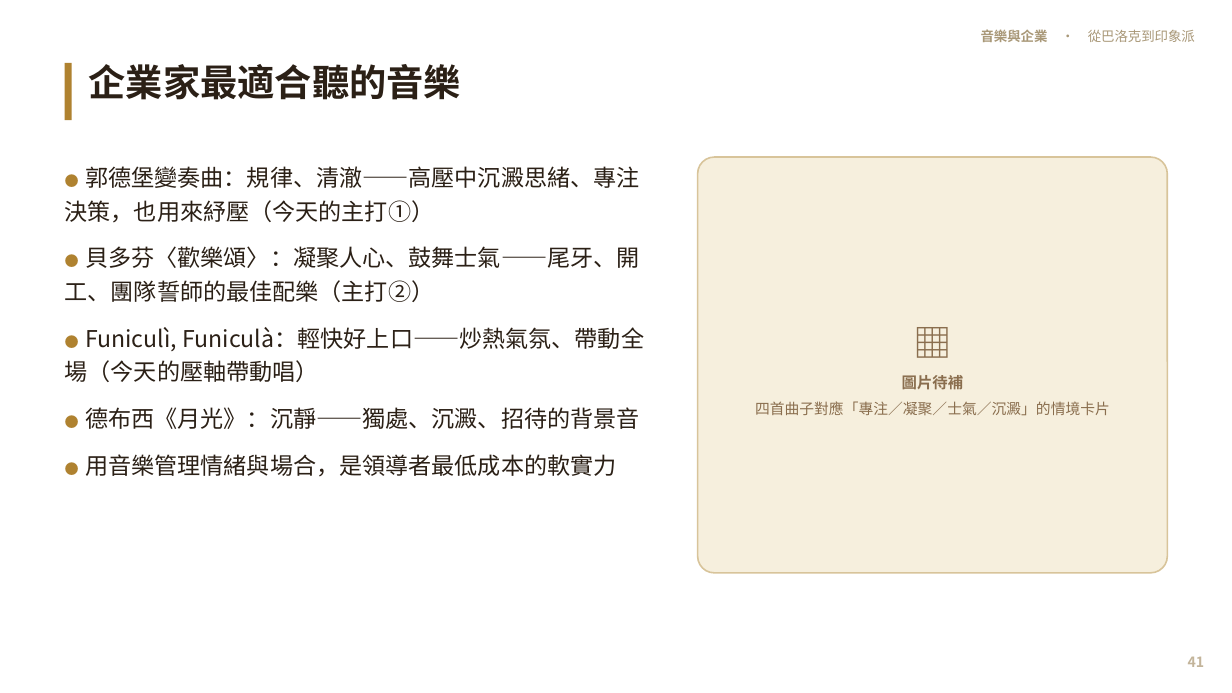
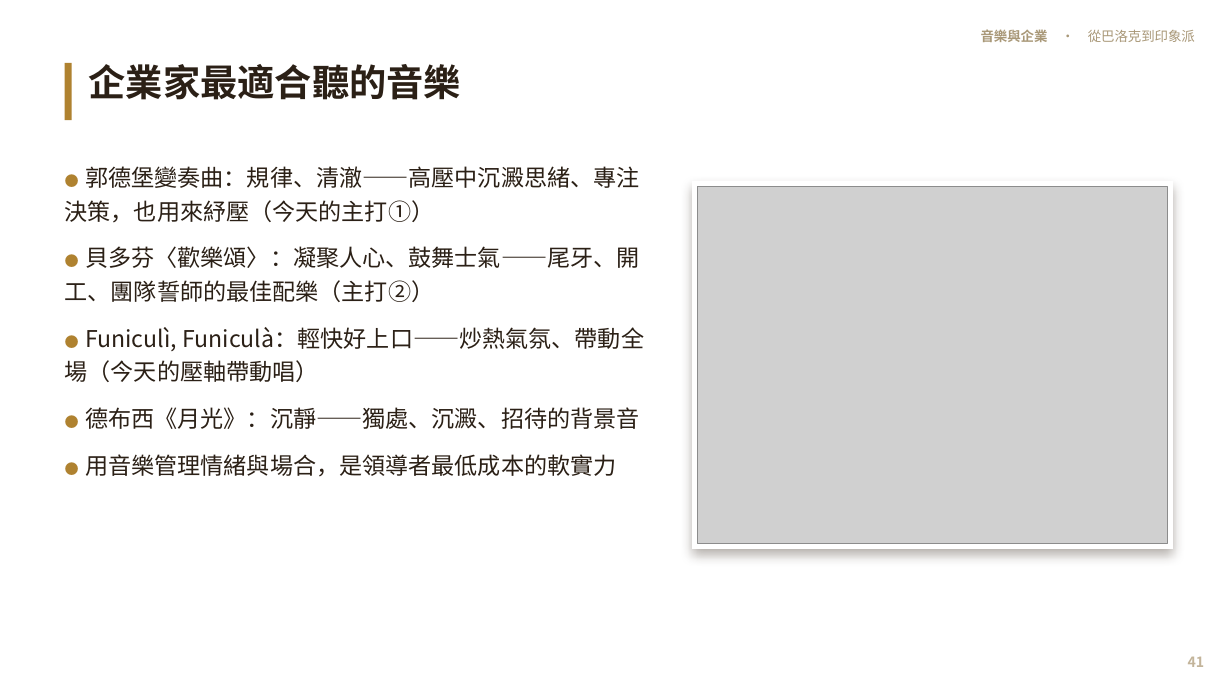
Before and after one commit to kblab2024/music-business-lecture, a slide deck: slide 41 of docs/downloads/音樂與企業-投影片.pptx. Drawn at 1232x693 pixels with LibreOffice and Linux fonts; fonts in the diff are those of the drawing; grey boxes stand for pictures. Boxes give left, top, right and bottom in pixels: in the first picture for what was removed or moved away, otherwise in the second. Text is boxed around its words. In the diff, an @@ line names an element or a change of style, - is before the commit and + after.

```diff
--- a/docs/downloads/音樂與企業-投影片.pptx
+++ b/docs/downloads/音樂與企業-投影片.pptx
@@ rectangle: place and size @@
-rectangle at bbox=[698, 157, 1167, 573]
+rectangle at bbox=[692, 181, 1173, 549]
@@ rectangle at bbox=[692, 181, 1173, 549]: rounded rectangle to rectangle; fill #F6EFDD to #FFFFFF; outline #D8C49A 1.25 pt to none; shadow on @@
@@ picture added at bbox=[698, 187, 1167, 543] @@
@@ text removed at bbox=[755, 375, 1110, 415] @@
-▦
-圖片待補
-四首曲子對應「專注／凝聚／士氣／沉澱」的情境卡片
```
Also in this commit, not shown: 11 other slides changed, 7 other files.
